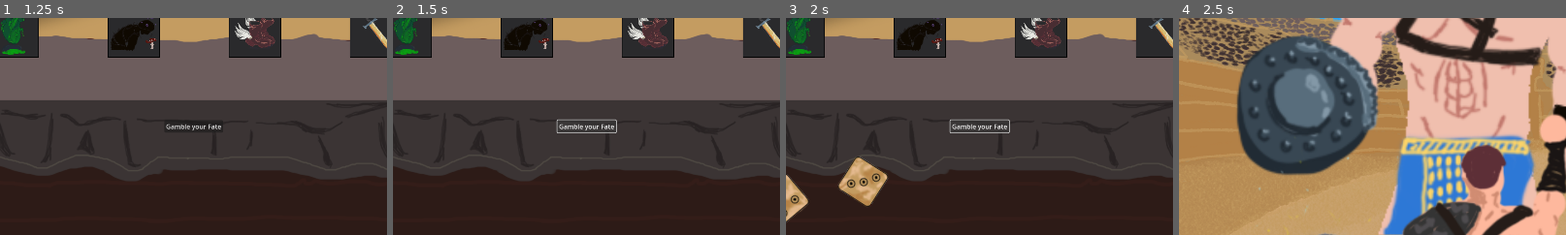
Above: before the commit, frames 1-4 (left to right).
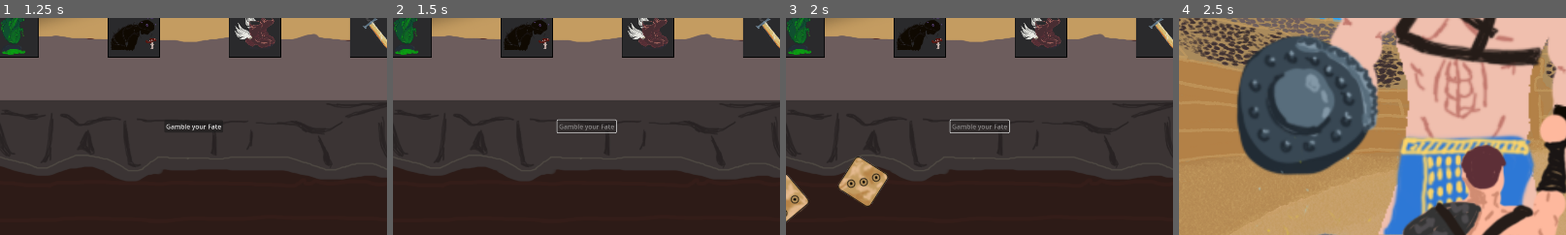
Above: after the commit, the same moments.

Repository: sentientfish/brackygamejam20251
Game: Godot game, scene res://ui/main_menu.tscn
Same seed, same stepped clock (60 frames per second), same inputs: the game is played once before the commit and once after it. Sound files missing from this copy of the repository are replaced by a short silence.
Inputs:
- Up to frame 1 (1.25 s): click "Start" at 0.5 s
- Up to frame 2 (1.5 s): click "Gamble your Fate" at 1.25 s
- Up to frame 3 (2 s): no input
- Up to frame 4 (2.5 s): click "Continue" at 2 s
The pictures show only the part of the screen within x 11-61%, y 41-91%; the shares and areas given below are measured in that part.

Frame 1 is identical in both runs. In frame 2, 0.2% of the frame differs, in the area x 42-58%, y 48-52%; in frame 3, 0.2%; in frame 4, nothing differs.

Commit message:
hotfix stop player from continuing before diceroll finishes

Diff:
--- a/scripts/parrot.gd
+++ b/scripts/parrot.gd
@@ -41,8 +41,9 @@
 func _on_enemy_died() -> void:
 	parrot_sfx_timer.stop()
 
-	parrot_sfx_player.stream = preload(PARROT_VICTORY_VOICELINE_PATH)
-	parrot_sfx_player.play()
+	if (parrot_sfx_player.stream != null):
+		parrot_sfx_player.stream = preload(PARROT_VICTORY_VOICELINE_PATH)
+		parrot_sfx_player.play()
 
 func _on_player_died() -> void:
 	parrot_sfx_timer.stop()
--- a/scripts/vendor_minigame.gd
+++ b/scripts/vendor_minigame.gd
@@ -4,6 +4,7 @@
 var dice_2: Node2D = null
 var dice_roll_exhausted_label: Label = null
 var dice_roll_sfx_player: AudioStreamPlayer2D = null
+var dice_roll_button: Button = null
 
 var max_dice_rolls := 3
 var remaining_dice_rolls := max_dice_rolls
@@ -24,6 +25,7 @@
 	dice_1 = get_node("Panel/Dice1")
 	dice_2 = get_node("Panel/Dice2")
 	dice_roll_sfx_player = get_node("DiceRollSFXPlayer")
+	dice_roll_button = get_node("Panel/DiceRollButton")
 	dice_1.position.x = -200
 	dice_2.position.x = -200
 	dice_roll_exhausted_label = get_node("Panel/DiceRollExhaustedLabel")
@@ -49,6 +51,7 @@
 	dice.set_meta("value", (dice_roll + 1))
 
 func _on_dice_roll_button_pressed() -> void:
+	dice_roll_button.disabled = true
 	dice_1.position.x = -200
 	dice_2.position.x = -200
 	var tween = create_tween()
@@ -69,6 +72,5 @@
 
 	if (remaining_dice_rolls == 0):
 		dice_roll_exhausted_label.show()
-
-		var dice_roll_button := get_node("Panel/DiceRollButton")
-		dice_roll_button.disabled = true
+	else:
+		dice_roll_button.disabled = false
